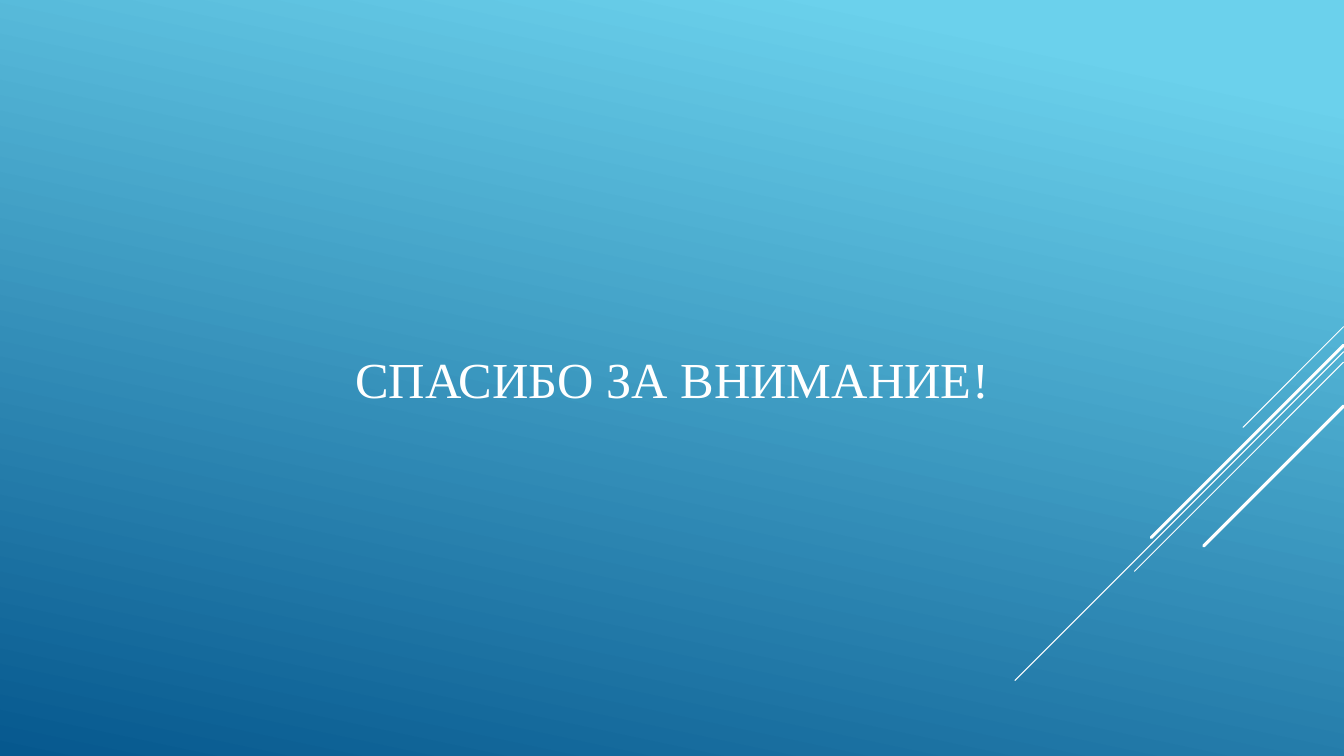
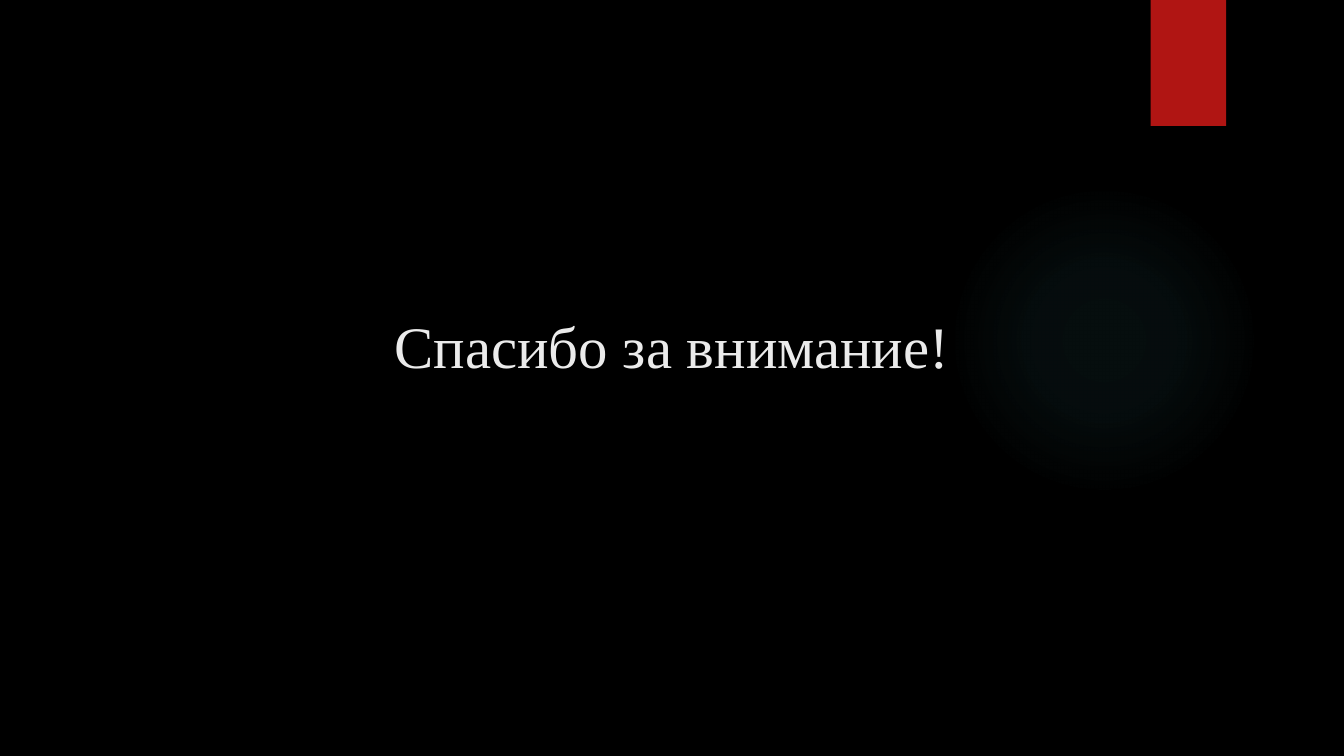
Before and after one commit to GENDOSMAL/Diplom, a slide deck: slide 16 of Documentation/Презентация к защите.pptx. Drawn at 1344x756 pixels with LibreOffice and Linux fonts; fonts in the diff are those of the drawing; background and template pictures are left out. Boxes give left, top, right and bottom in pixels: in the first picture for what was removed or moved away, otherwise in the second. Text is boxed around its words. In the diff, an @@ line names an element or a change of style, - is before the commit and + after.

```diff
--- a/Documentation/Презентация к защите.pptx
+++ b/Documentation/Презентация к защите.pptx
@@ background gradient #6ED2EB to #06588E to picture (left out) @@
@@ rectangle added at box(1150, 0, 1226, 126), fill #B01513 @@
@@ ellipse added at box(949, 185, 1259, 495), fill gradient #50B9C1 @@
@@ title "Спасибо за внимание!" at box(395, 326, 949, 369): vertical alignment middle to top @@
@@ title at box(395, 326, 949, 369): text changed; size 36 to 42 pt; text colour #FFFFFF to #EBEBEB @@
-СПАСИБО ЗА ВНИМАНИЕ!
+Спасибо за внимание!
@@ group removed at box(1015, 327, 1344, 681): 5 lines @@
```
Also in this commit, not shown: 14 other slides changed, 1 slide added, 1 slide removed, 41 other files.
